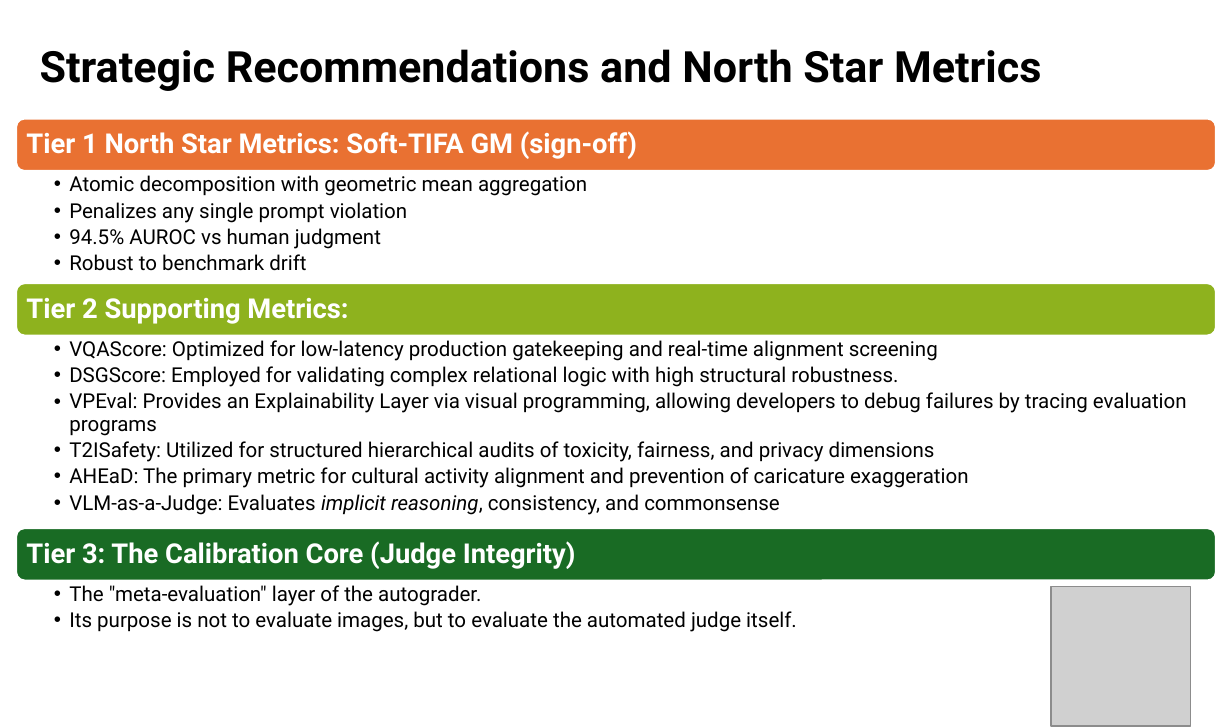
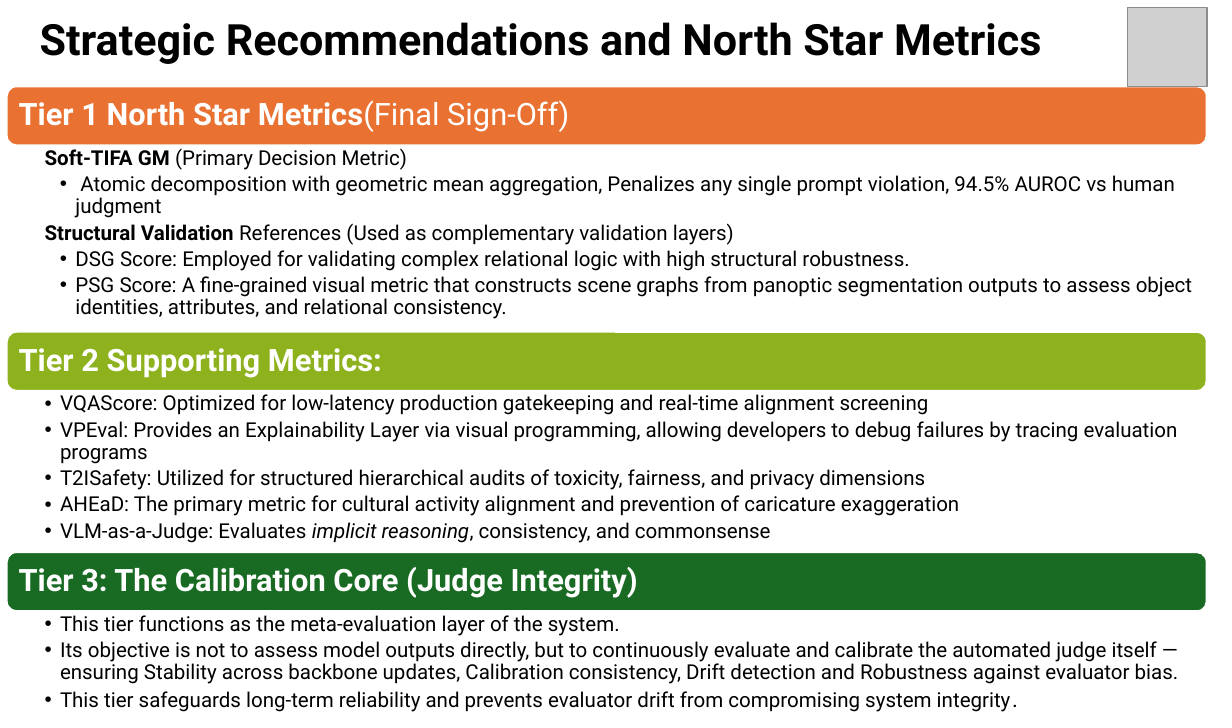
Before and after one commit to hshujuan/text_to_image_grader, a slide deck: slide 6 of TechnicalDocs/Text2Image_grader_JaneH_0126.pptx (slide 7 before the commit). Drawn at 1232x728 pixels with LibreOffice and Linux fonts; fonts in the diff are those of the drawing; grey boxes stand for pictures. Boxes give left, top, right and bottom in pixels: in the first picture for what was removed or moved away, otherwise in the second. Text is boxed around its words. In the diff, an @@ line names an element or a change of style, - is before the commit and + after.

Commit message:
remove some metrics to improve latency

```diff
--- a/TechnicalDocs/Text2Image_grader_JaneH_0126.pptx
+++ b/TechnicalDocs/Text2Image_grader_JaneH_0126.pptx
@@ title "Strategic Recommendations and North Star ...": place and size @@
-title "Strategic Recommendations and North Star ..." at bbox=[40, 49, 1041, 91]
+title "Strategic Recommendations and North Star ..." at bbox=[40, 22, 1041, 64]
@@ picture: place and size @@
-picture at bbox=[1051, 586, 1191, 726]
+picture at bbox=[1127, 7, 1207, 86]
@@ rounded rectangle: place and size @@
-rounded rectangle at bbox=[16, 118, 1216, 171]
+rounded rectangle at bbox=[6, 86, 1206, 145]
@@ text at bbox=[19, 100, 569, 132]: text changed; size 16 to 18 pt @@
-Tier 1 North Star Metrics: Soft-TIFA GM (sign-off)
+Tier 1 North Star Metrics(Final Sign-Off)
@@ text at bbox=[45, 148, 1192, 319]: text changed @@
-  • Atomic decomposition with geometric mean aggregation
-  • Penalizes any single prompt violation
-  • 94.5% AUROC vs human judgment
-  • Robust to benchmark drift
+  Soft-TIFA GM (Primary Decision Metric)
+    • Atomic decomposition with geometric mean aggregation, Penalizes any single prompt violation, 94.5% AUROC vs human judgment
+  Structural Validation References (Used as complementary validation layers)
+    • DSG Score: Employed for validating complex relational logic with high structural robustness.
+    • PSG Score: A fine-grained visual metric that constructs scene graphs from panoptic segmentation outputs to assess object identities, attributes, and relational consistency.
@@ rounded rectangle: place and size @@
-rounded rectangle at bbox=[16, 283, 1216, 336]
+rounded rectangle at bbox=[6, 331, 1206, 391]
@@ text "Tier 2 Supporting Metrics:" at bbox=[19, 348, 382, 378]: size 16 to 18 pt @@
@@ text "Tier 2 Supporting Metrics:": place and size @@
-text "Tier 2 Supporting Metrics:" at bbox=[26, 298, 348, 324]
+text "Tier 2 Supporting Metrics:" at bbox=[19, 348, 382, 378]
@@ text at bbox=[69, 366, 898, 387]: paragraph removed @@
-  • DSGScore: Employed for validating complex relational logic with high structural robustness.
@@ text "VQAScore: Optimized for low-latency production ...": place and size @@
-text "VQAScore: Optimized for low-latency production ..." at bbox=[69, 340, 1187, 515]
+text "VQAScore: Optimized for low-latency production ..." at bbox=[60, 394, 1178, 543]
@@ rounded rectangle: place and size @@
-rounded rectangle at bbox=[16, 527, 1216, 580]
+rounded rectangle at bbox=[6, 552, 1206, 611]
@@ text "Tier 3: The Calibration Core ...": place and size @@
-text "Tier 3: The Calibration Core ..." at bbox=[26, 541, 576, 569]
+text "Tier 3: The Calibration Core ..." at bbox=[19, 567, 638, 598]
@@ text "Tier 3: The Calibration Core ..." at bbox=[19, 567, 638, 598]: size 16 to 18 pt @@
@@ text at bbox=[60, 615, 1179, 712]: text changed @@
-  • The "meta-evaluation" layer of the autograder.
-  • Its purpose is not to evaluate images, but to evaluate the automated judge itself.
+  • This tier functions as the meta-evaluation layer of the system.
+  • Its objective is not to assess model outputs directly, but to continuously evaluate and calibrate the automated judge itself — ensuring Stability across backbone updates, Calibration consistency, Drift detection and Robustness against evaluator bias.
+  • This tier safeguards long-term reliability and prevents evaluator drift from compromising system integrity.
```
Also in this commit, not shown: 2 other slides changed, 7 other files.
